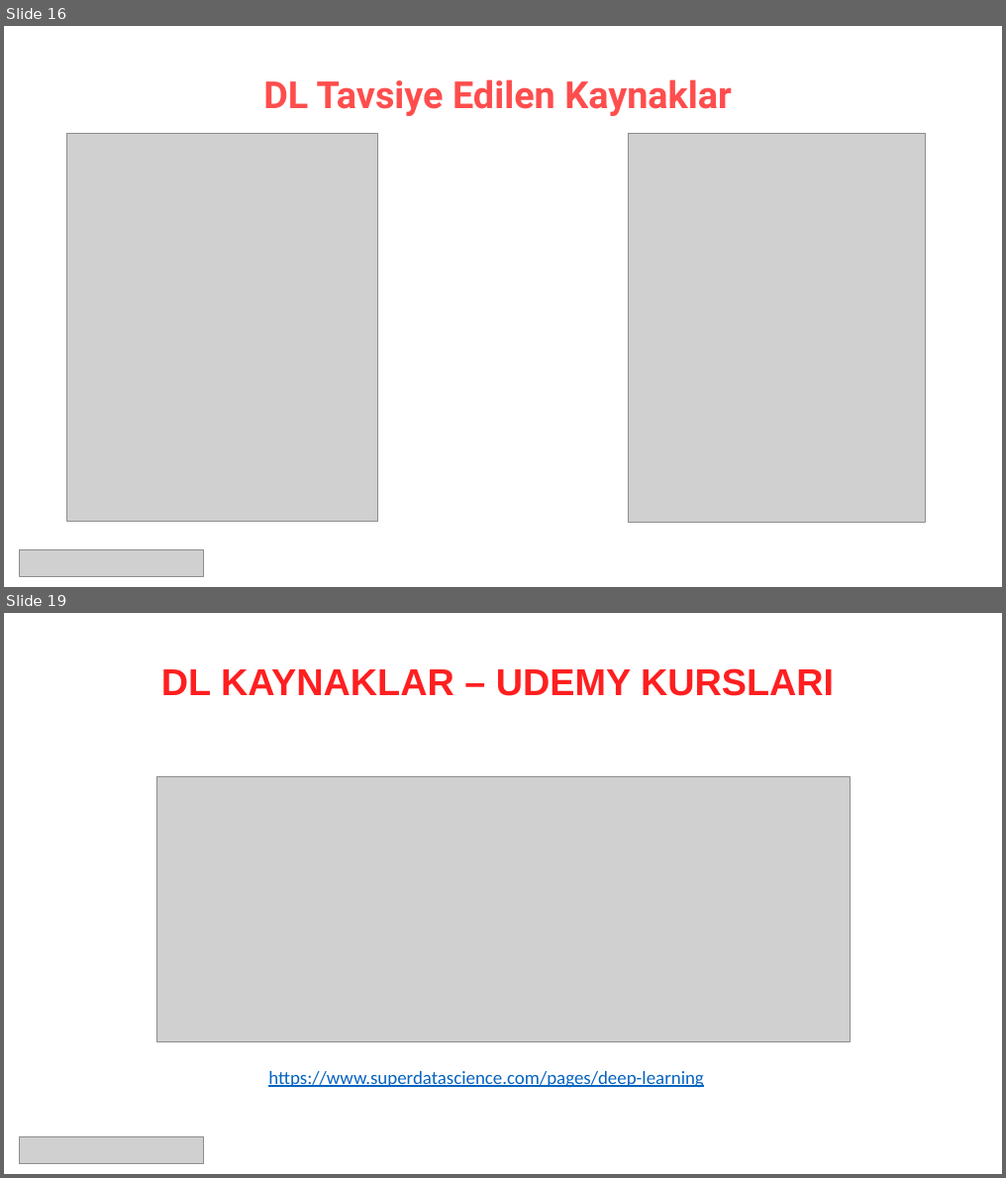
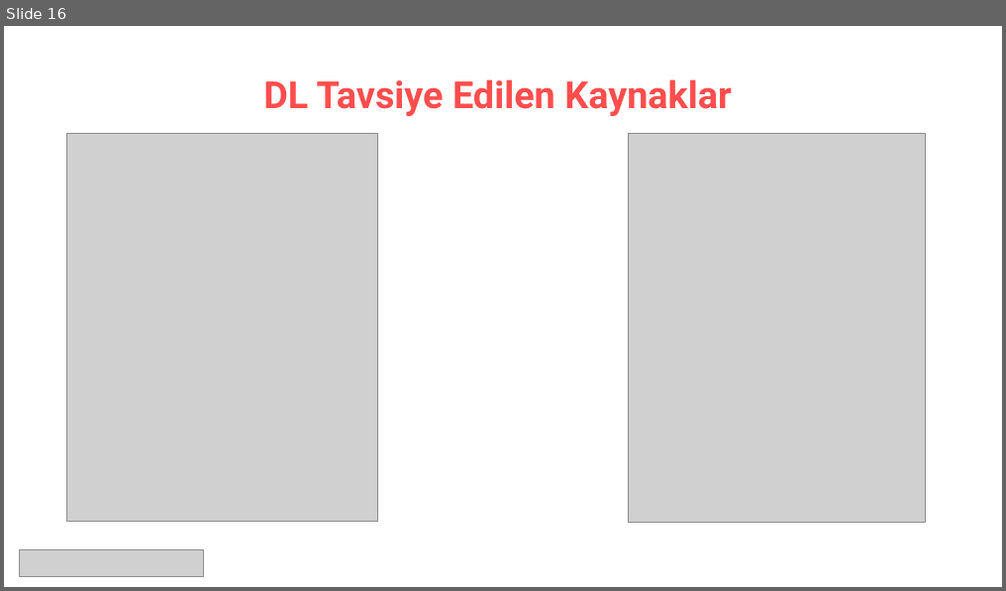
Before and after one commit to MustafaErenSonkaya/machine-learning-with-python-101, a slide deck: presentations/01. Tanışma, kursa giriş.pptx. Shown one above the other, each under a label of ours: slides 16 and 19 before the commit, slide 16 after it; the slides between them are not shown. The pictures are 1006x1178 and 1006x591 pixels, drawn with LibreOffice and Linux fonts; fonts in the diff are those of the drawing; grey boxes stand for pictures. Boxes give left, top, right and bottom in pixels: in the first picture for what was removed or moved away, otherwise in the second. Text is boxed around its words. In the diff, an @@ line names an element or a change of style, - is before the commit and + after.

```diff
--- a/presentations/01. Tanışma, kursa giriş.pptx
+++ b/presentations/01. Tanışma, kursa giriş.pptx
@@ slide 19 removed at [4, 613, 1002, 1174], background #FFFFFF @@
@@ text removed at [161, 668, 834, 696] @@
-  DL KAYNAKLAR – UDEMY KURSLARI
@@ picture removed at [156, 777, 849, 1042] @@
@@ text removed at [268, 1071, 704, 1088] @@
-https://www.superdatascience.com/pages/deep-learning
@@ picture removed at [19, 1138, 203, 1164] @@
```
Also in this commit, not shown: 1 slide changed, 1 slide added, 5 other slides removed, 4 other files.
